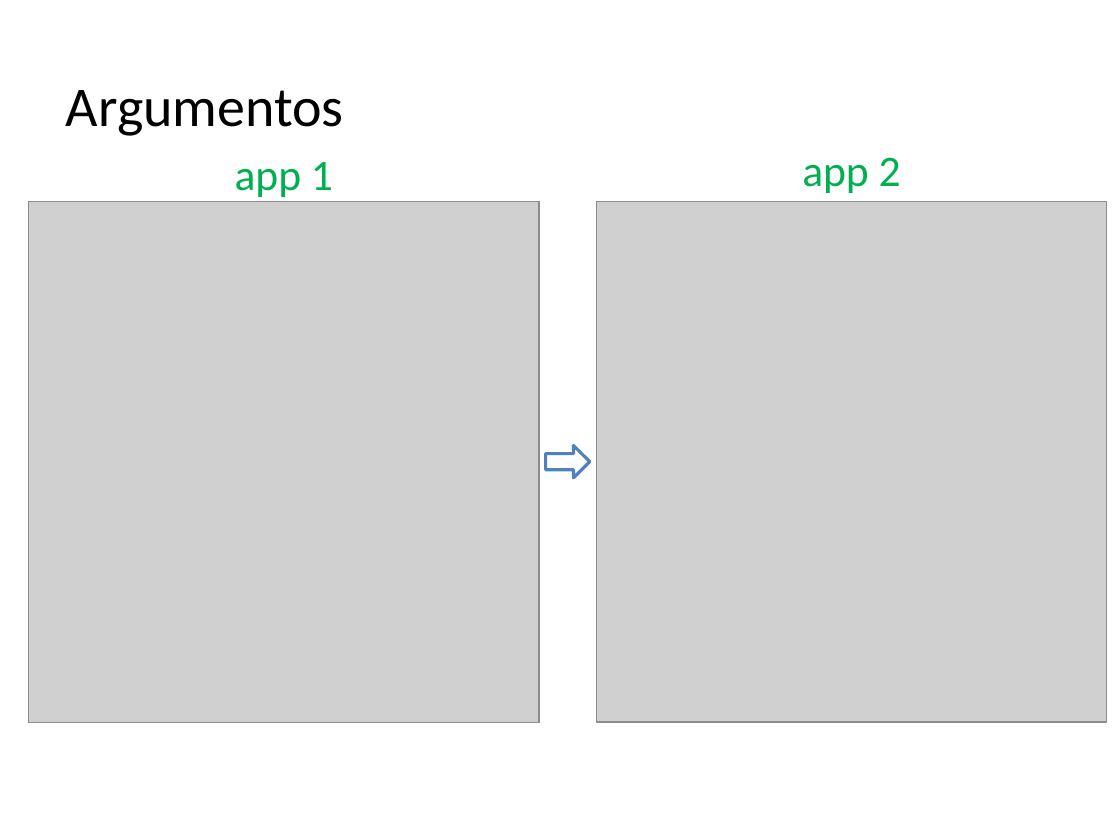
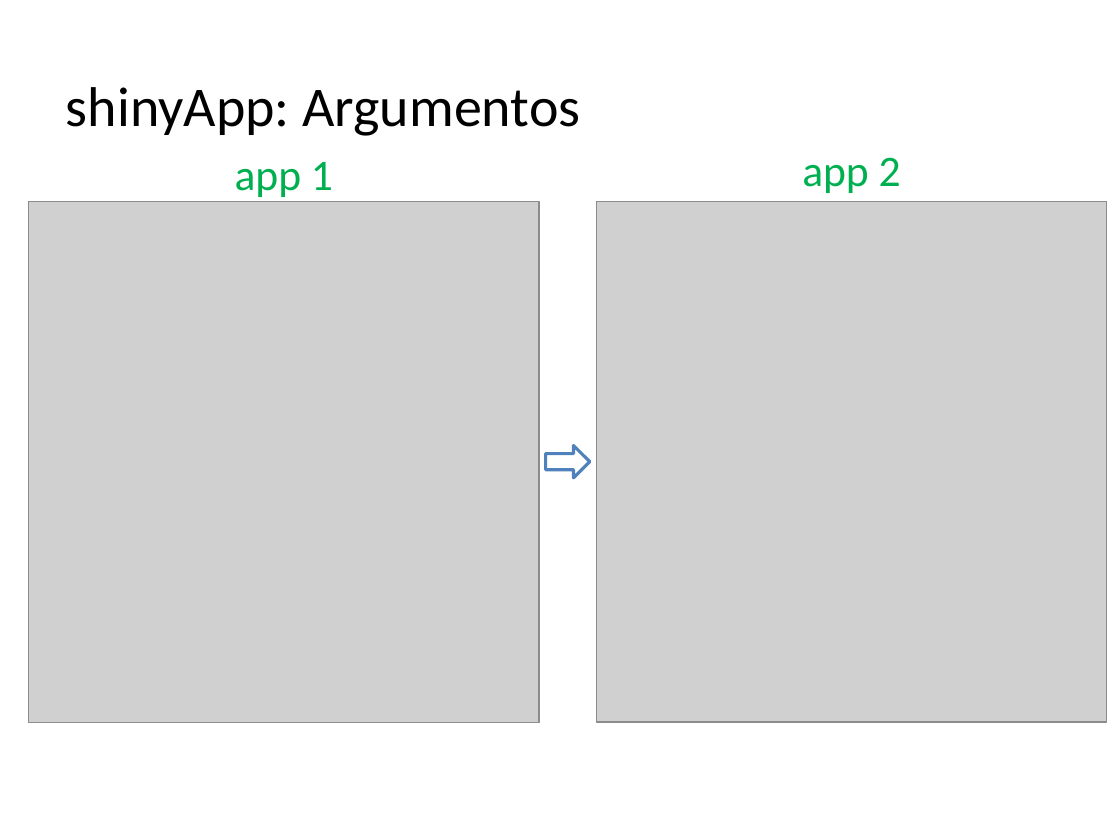
Before and after one commit to vburguete/taller_shiny, a slide deck: slide 5 of documentation/Shiny.pptx (slide 4 before the commit). Drawn at 1120x840 pixels with LibreOffice and Linux fonts; fonts in the diff are those of the drawing; grey boxes stand for pictures. Boxes give left, top, right and bottom in pixels: in the first picture for what was removed or moved away, otherwise in the second. Text is boxed around its words. In the diff, an @@ line names an element or a change of style, - is before the commit and + after.

```diff
--- a/documentation/Shiny.pptx
+++ b/documentation/Shiny.pptx
@@ title at box(66, 87, 581, 136): text changed @@
-Argumentos
+shinyApp: Argumentos
```
Also in this commit, not shown: 4 other slides changed, 6 slides added, 2 slides removed, 3 other files.
